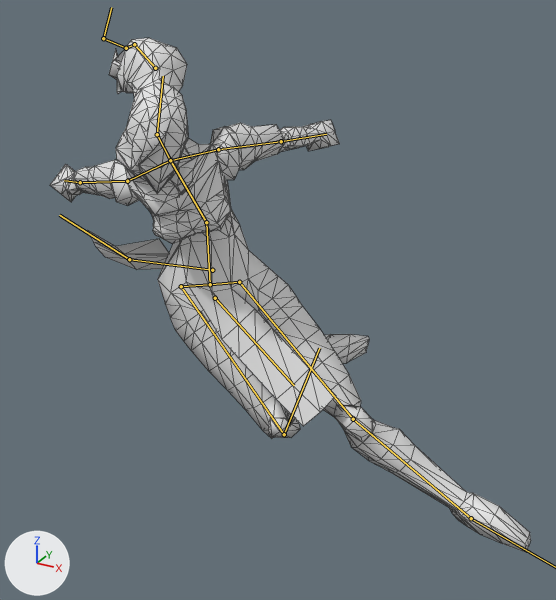
Renders of the glTF model fighters/Thala/Thala.glb from each side of a commit.
Both versions are drawn from a camera (50 mm lens) standing at (3.48, -5.02, 5.12) and looking at (0.49, 0.42, 2.4). Lighting does not change. The marker at lower left points along +X, +Y and +Z. The picture after the commit comes second. Both versions are drawn at frame 0 of the action 'jC'; the numbers are the values there. The bones that change, and the others that lie on the model, are drawn over the model as lines. Mesh edges are drawn as thin lines.

Objects in the first picture: 'BirdMesh'.
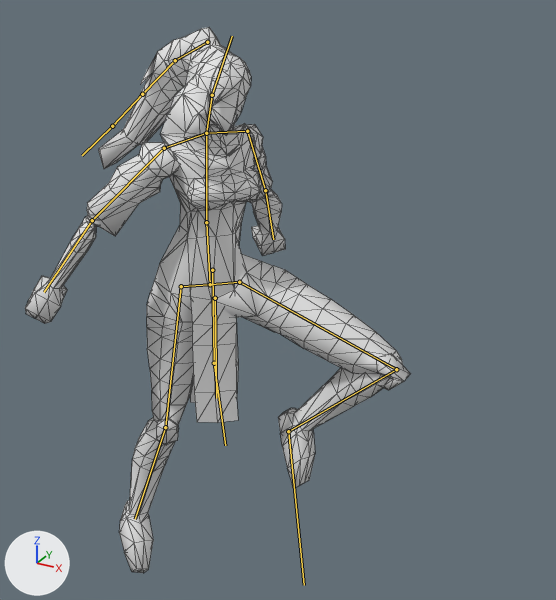
What the commit changed:
Bone 'chest' (bone_chest) turns from (33, -7, 19) to (14, 28, 5) degrees about its own x, y and z.
Bone 'hairhinten' (bone_hairhinten) turns from (48, -44, -20) to (0, 0, 0) degrees about its own x, y and z.
Bone 'hairhinten.002' (bone_hairhinten_002) turns from (31, -26, -14) to (0, 0, 0) degrees about its own x, y and z.
Bone 'hairhinten.003' (bone_hairhinten_003) turns from (-30, -25, -34) to (0, 0, 0) degrees about its own x, y and z.
Bone 'armL' (bone_arml) turns from (27, 30, 37) to (5, 32, 22) degrees about its own x, y and z.
Bone 'armR' (bone_armr) turns from (40, 2, -14) to (12, 0, -2) degrees about its own x, y and z.
Bone 'legL' (bone_legl) turns from (-22, -1, -40) to (-22, -20, -57) degrees about its own x, y and z.
Bone 'shinL' (bone_shinl) turns from (11, -32, -15) to (73, -47, 48) degrees about its own x, y and z.
Bone 'footL' (bone_footl) turns from (48, -21, -20) to (14, -5, 1) degrees about its own x, y and z.
Bone 'legR' (bone_legr) turns from (-21, -7, -33) to (6, 0, 9) degrees about its own x, y and z.
Bone 'shinR' (bone_shinr) turns from (76, 27, -50) to (3, -17, 7) degrees about its own x, y and z.
Bone 'tuchhinten' (bone_tuchhinten) turns from (-29, 22, 71) to (0, 0, 0) degrees about its own x, y and z.
Bone 'tuchhinten.001' (bone_tuchhinten_001) turns from (-12, 4, 24) to (0, 0, 0) degrees about its own x, y and z.
Bone 'tuchvorne' (bone_tuchvorne) turns from (22, 8, -45) to (0, 0, 0) degrees about its own x, y and z.

Location of each change, [x1, y1, x2, y2] in pixels of the pictures (556 x 600 px):
'BirdMesh', posed (20% narrower, 6% taller): before [50, 38, 531, 553]; after [25, 27, 411, 573]
bone 'chest', root to tip: before (206, 222) to (170, 160); after (206, 222) to (206, 133)
bone 'hairhinten', root to tip: before (155, 68) to (134, 44); after (207, 42) to (175, 60)
bone 'hairhinten.002', root to tip: before (126, 48) to (103, 38); after (142, 94) to (112, 126)
bone 'hairhinten.003', root to tip: before (103, 38) to (111, 7); after (112, 126) to (82, 155)
bone 'armL', root to tip: before (218, 149) to (281, 141); after (247, 131) to (265, 190)
bone 'armR', root to tip: before (127, 181) to (80, 182); after (164, 148) to (92, 220)
bone 'legL', root to tip: before (239, 282) to (353, 419); after (239, 282) to (396, 369)
bone 'shinL', root to tip: before (353, 419) to (471, 518); after (396, 369) to (288, 431)
bone 'legR', root to tip: before (181, 286) to (284, 434); after (181, 286) to (165, 427)
bone 'shinR', root to tip: before (284, 434) to (319, 348); after (165, 427) to (135, 519)
bone 'tuchhinten', root to tip: before (212, 270) to (129, 259); after (212, 270) to (214, 363)
bone 'tuchhinten.001', root to tip: before (129, 259) to (59, 215); after (214, 363) to (225, 445)
bone 'tuchvorne', root to tip: before (215, 298) to (294, 385); after (215, 298) to (216, 398)
